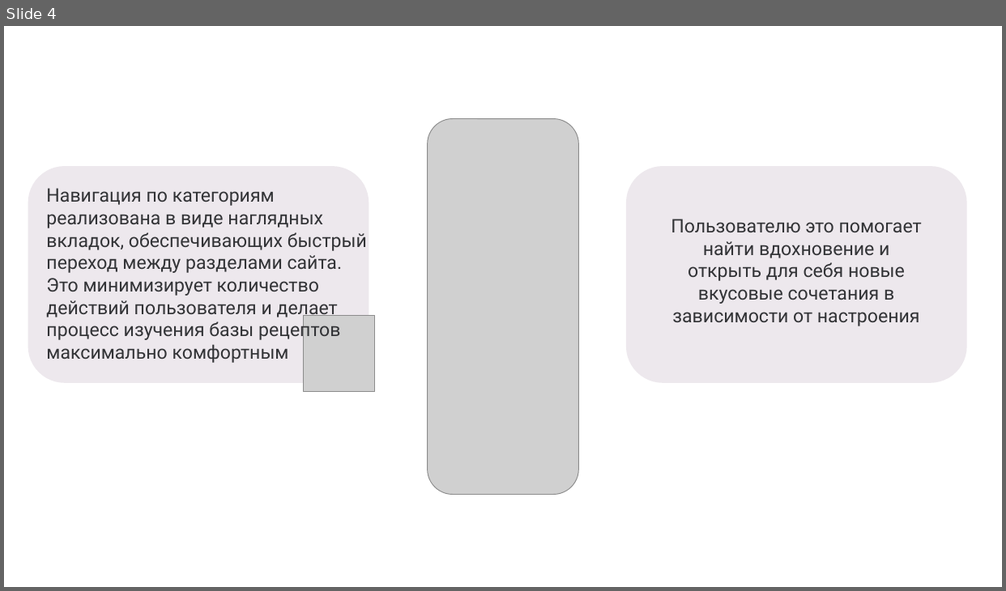
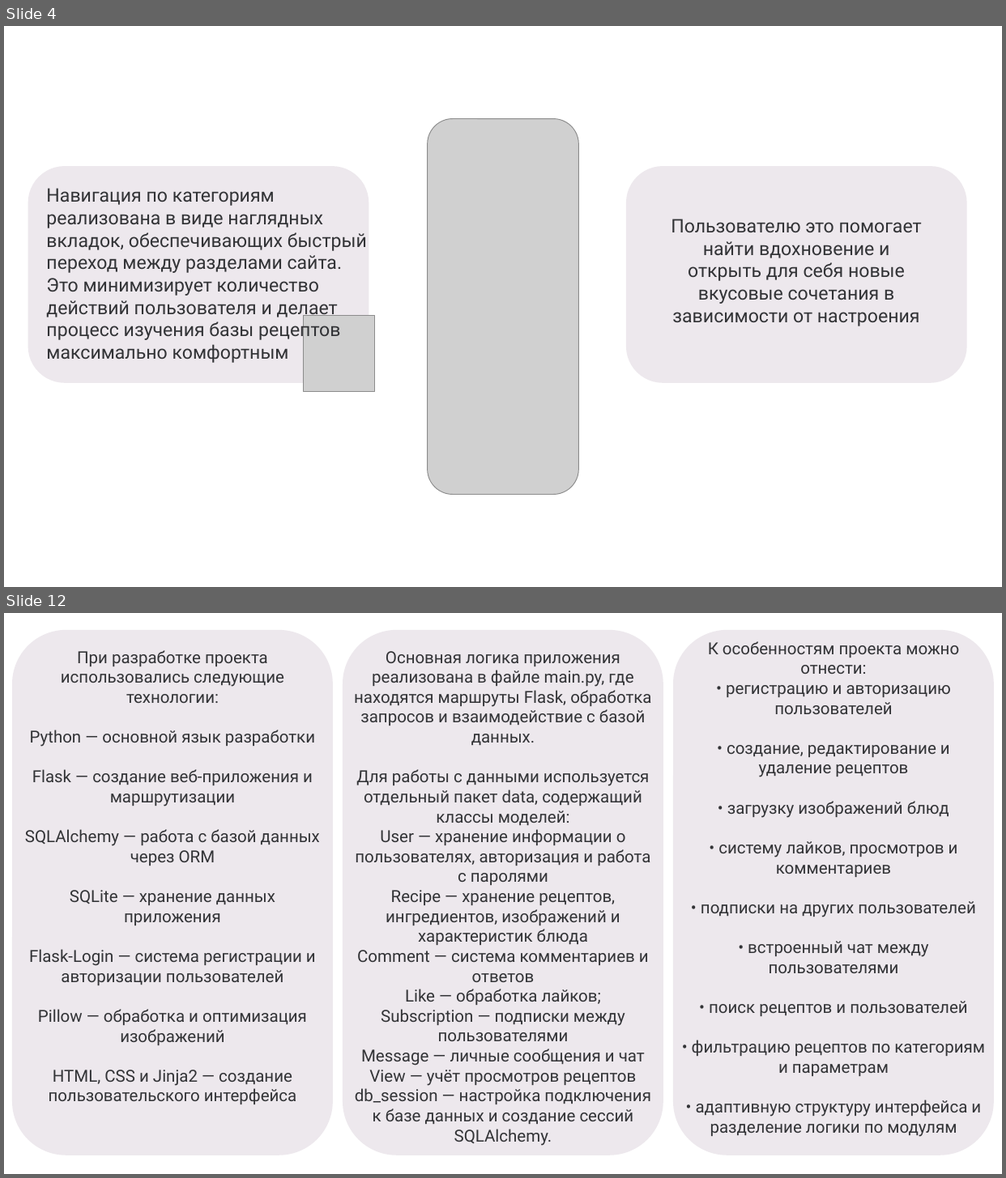
Before and after one commit to alinabobob/cibo, a slide deck: ProtectionProject/presentation/Presentation.pptx. Shown one above the other, each under a label of ours: slide 4 before the commit, slides 4 and 12 after it; the slides between them are not shown. The pictures are 1006x591 and 1006x1178 pixels, drawn with LibreOffice and Linux fonts; fonts in the diff are those of the drawing; grey boxes stand for pictures. Boxes give left, top, right and bottom in pixels: in the first picture for what was removed or moved away, otherwise in the second. Text is boxed around its words. In the diff, an @@ line names an element or a change of style, - is before the commit and + after.

```diff
--- a/ProtectionProject/presentation/Presentation.pptx
+++ b/ProtectionProject/presentation/Presentation.pptx
@@ slide 12 added at <box>4,613,1002,1174</box>, background #FFFFFF @@
@@ rounded rectangle added at <box>13,631,332,1155</box>, fill #EDE8ED, outline #EDE8ED 1.5 pt @@
@@ rounded rectangle added at <box>343,631,662,1155</box>, fill #EDE8ED, outline #EDE8ED 1.5 pt @@
@@ rounded rectangle added at <box>674,631,993,1155</box>, fill #EDE8ED, outline #EDE8ED 1.5 pt @@
@@ text added at <box>25,650,320,1105</box>, 16 pt, text #323336 @@
+При разработке проекта использовались следующие технологии:
+Python — основной язык разработки
+Flask — создание веб-приложения и маршрутизации
+SQLAlchemy — работа с базой данных через ORM
+SQLite — хранение данных приложения
+Flask-Login — система регистрации и авторизации пользователей
+Pillow — обработка и оптимизация изображений
+HTML, CSS и Jinja2 — создание пользовательского интерфейса
@@ text added at <box>354,651,651,1146</box>, 16 pt, text #323336 @@
+Основная логика приложения реализована в файле main.py, где находятся маршруты Flask, обработка запросов и взаимодействие с базой данных.
+Для работы с данными используется отдельный пакет data, содержащий классы моделей:
+User — хранение информации о пользователях, авторизация и работа с паролями
+Recipe — хранение рецептов, ингредиентов, изображений и характеристик блюда
+Comment — система комментариев и ответов
+Like — обработка лайков;
+Subscription — подписки между пользователями
+Message — личные сообщения и чат
+View — учёт просмотров рецептов
+db_session — настройка подключения к базе данных и создание сессий SQLAlchemy.
@@ text added at <box>692,641,985,1137</box>, 16 pt, text #323336 @@
+К особенностям проекта можно отнести:
+• регистрацию и авторизацию пользователей
+• создание, редактирование и удаление рецептов
+• загрузку изображений блюд
+• систему лайков, просмотров и комментариев
+• подписки на других пользователей
+• встроенный чат между пользователями
+• поиск рецептов и пользователей
+• фильтрацию рецептов по категориям и параметрам
+• адаптивную структуру интерфейса и разделение логики по модулям
```
Also in this commit, not shown: 1 slide changed, 7 other slides added, 12 other files.
